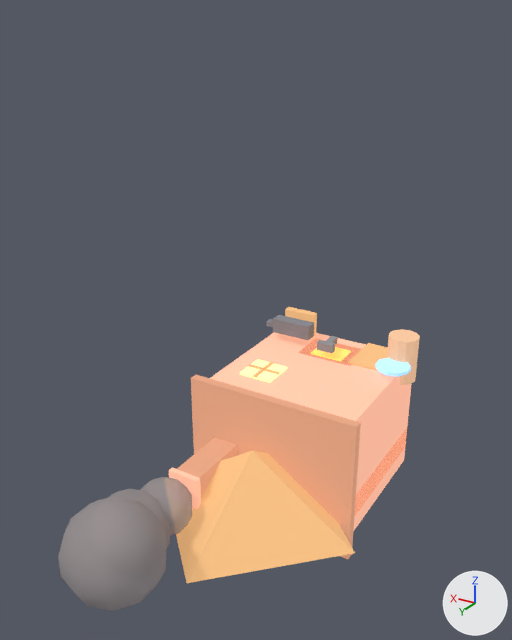
Before and after pictures for a commit that changed the glTF model assets/procedural/pretty/forge.glb.
The view is the same before and after, from a 50 mm lens placed at (-3.24, 7.62, 4.54), pointed at (0.25, 1.82, 1.64). The lights are fixed; the arrows at lower right show +X, +Y and +Z. The picture after the commit comes second. Where no turn or scale is listed for an object, it has been applied to the vertices.

Objects in the first picture: 'anvil_base', 'anvil_top', 'body', 'body_shadow', 'chimney', 'chimney_top', 'door', 'furnace', 'furnace_mouth', 'roof_eave', 'roof_main', 'smoke1', 'smoke2', 'smoke3', 'water_barrel', 'water_top', 'window1', 'window1_x_h', 'window1_x_v' and 3 more.
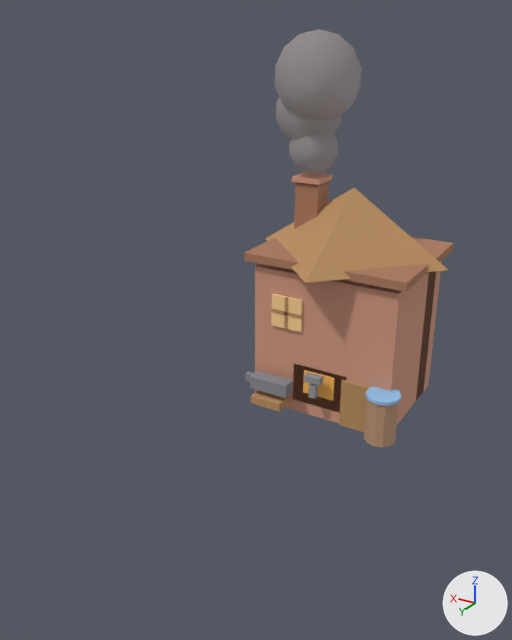
Where the newer file only moved an object's origin or applied its transform, the numbers keep the older frame.

Edits to the bpy script that builds the scene:
```text
Change mat_forge_brick:
    remove mat_forge_brick.emission_color = (0.65, 0.32, 0.22)  # beige #d39981
    remove mat_forge_brick.emission_strength = 1.0
Change mat_forge_brick_dark:
    remove mat_forge_brick_dark.emission_color = (0.42, 0.2, 0.12)  # brown #ad7c61
    remove mat_forge_brick_dark.emission_strength = 1.0
Change mat_forge_furnace_glow:
    remove mat_forge_furnace_glow.emission_color = (1.0, 0.5, 0.1)  # orange #ffbc59
    remove mat_forge_furnace_glow.emission_strength = 1.0
Change mat_forge_wood:
    remove mat_forge_wood.emission_color = (0.5, 0.28, 0.12)  # orange #bc9061
    remove mat_forge_wood.emission_strength = 1.0
Change mat_forge_window:
    remove mat_forge_window.emission_color = (1.0, 0.65, 0.3)  # beige #ffd395
    remove mat_forge_window.emission_strength = 1.0
Change mat_forge_barrel:
    remove mat_forge_barrel.emission_color = (0.5, 0.3, 0.18)  # brown #bc9576
    remove mat_forge_barrel.emission_strength = 1.0
Change mat_forge_water:
    remove mat_forge_water.emission_color = (0.3, 0.55, 0.85)  # blue #95c4ed
    remove mat_forge_water.emission_strength = 1.0
Change ob_body:
    ob_body.location: (0.0, 0.9, 0.0) -> (0.0, 0.0, 0.9)
    ob_body.scale: (1.8, 1.8, 1.5) -> (1.8, 1.5, 1.8)
Change ob_body_shadow:
    ob_body_shadow.location: (0.0, 0.9, -0.4) -> (0.0, -0.4, 0.9)
    ob_body_shadow.scale: (1.8, 1.8, 0.3) -> (1.8, 0.3, 1.8)
Change ob_chimney:
    ob_chimney.location: (0.55, 2.1, 0.0) -> (0.55, 0.0, 2.1)
    ob_chimney.scale: (0.3, 1.2, 0.3) -> (0.3, 0.3, 1.2)
Change ob_chimney_top:
    ob_chimney_top.location: (0.55, 2.75, 0.0) -> (0.55, 0.0, 2.75)
    ob_chimney_top.scale: (0.36, 0.06, 0.36) -> (0.36, 0.36, 0.06)
Change ob_smoke1:
    ob_smoke1.location: (0.55, 3.1, 0.0) -> (0.55, 0.0, 3.1)
Change ob_smoke2:
    ob_smoke2.location: (0.65, 3.5, -0.05) -> (0.65, -0.05, 3.5)
Change ob_smoke3:
    ob_smoke3.location: (0.5, 3.9, 0.05) -> (0.5, 0.05, 3.9)
Change ob_roof_main:
    ob_roof_main.location: (0.0, 2.3, 0.0) -> (0.0, 0.0, 2.3)
Change ob_roof_eave:
    ob_roof_eave.location: (0.0, 1.92, 0.0) -> (0.0, 0.0, 1.92)
    ob_roof_eave.scale: (2.0, 0.1, 1.65) -> (2.0, 1.65, 0.1)
Change ob_window1:
    ob_window1.location: (0.45, 1.3, 0.76) -> (0.45, 0.76, 1.3)
    ob_window1.scale: (0.4, 0.4, 0.04) -> (0.4, 0.04, 0.4)
Change ob_window1_x_h:
    ob_window1_x_h.location: (0.45, 1.3, 0.78) -> (0.45, 0.78, 1.3)
    ob_window1_x_h.scale: (0.4, 0.04, 0.02) -> (0.4, 0.02, 0.04)
Change ob_window1_x_v:
    ob_window1_x_v.location: (0.45, 1.3, 0.78) -> (0.45, 0.78, 1.3)
    ob_window1_x_v.scale: (0.04, 0.4, 0.02) -> (0.04, 0.02, 0.4)
```

Boxes (x1, y1, x2, y2) around the edits, measured in the pictures (512 x 640 px):
'body', recoloured, surface changed, moved, rescaled
    before: (210, 332, 412, 530)
    after: (255, 261, 442, 424)
'roof_main', recoloured, surface changed, moved
    before: (176, 451, 355, 583)
    after: (265, 188, 448, 283)
'smoke3', moved
    before: (58, 497, 166, 611)
    after: (275, 29, 362, 121)
'roof_eave', recoloured, surface changed, moved, rescaled
    before: (191, 375, 361, 559)
    after: (244, 236, 454, 292)
'smoke1', moved
    before: (140, 477, 192, 536)
    after: (289, 133, 338, 174)
'chimney', recoloured, surface changed, moved, rescaled
    before: (177, 437, 237, 498)
    after: (294, 181, 329, 229)
'water_barrel', recoloured, surface changed
    both: (364, 329, 420, 447)
'smoke2', moved
    before: (108, 489, 170, 549)
    after: (276, 97, 342, 141)
'door', recoloured, surface changed
    both: (339, 343, 388, 433)
'body_shadow', recoloured, surface changed, moved, rescaled
    before: (354, 428, 407, 517)
    after: (416, 271, 436, 400)
'window1', recoloured, surface changed, moved, rescaled (31% narrower, 56% taller)
    before: (240, 359, 287, 383)
    after: (271, 294, 303, 332)
'furnace', recoloured, surface changed
    both: (293, 338, 361, 413)
'water_top', recoloured, surface changed
    both: (365, 358, 411, 406)
'chimney_top', recoloured, surface changed, moved, rescaled (24% wider, 67% shorter)
    before: (169, 468, 201, 509)
    after: (292, 172, 332, 185)
'anvil_base', recoloured, surface changed
    both: (251, 307, 317, 411)
'furnace_mouth', recoloured, surface changed
    both: (303, 347, 351, 401)
'window1_x_v', recoloured, surface changed, moved, rescaled (77% narrower, 94% taller)
    before: (253, 362, 274, 378)
    after: (284, 297, 288, 329)
'window1_x_h', recoloured, surface changed, moved, rescaled
    before: (248, 364, 280, 374)
    after: (271, 308, 302, 318)
